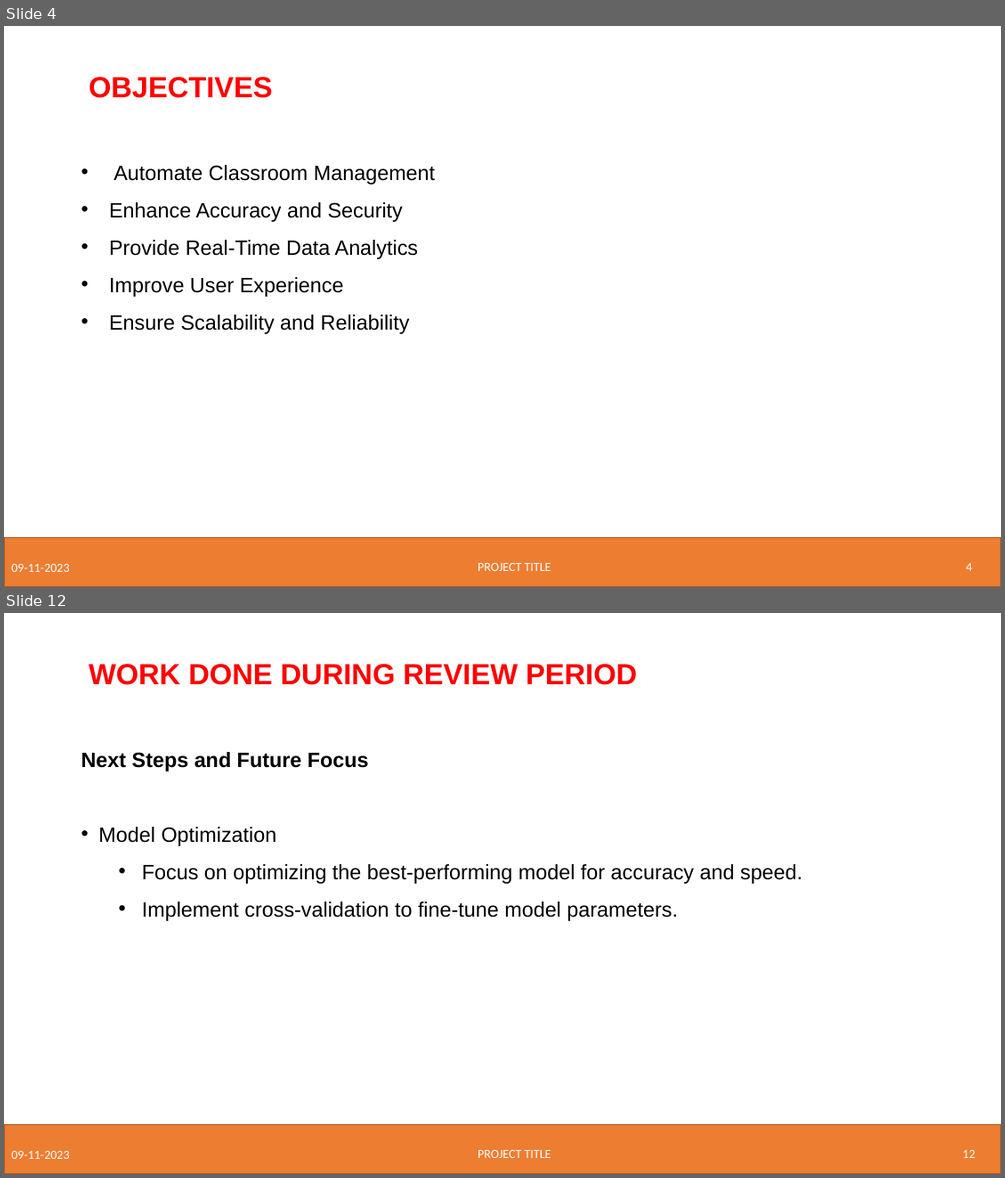
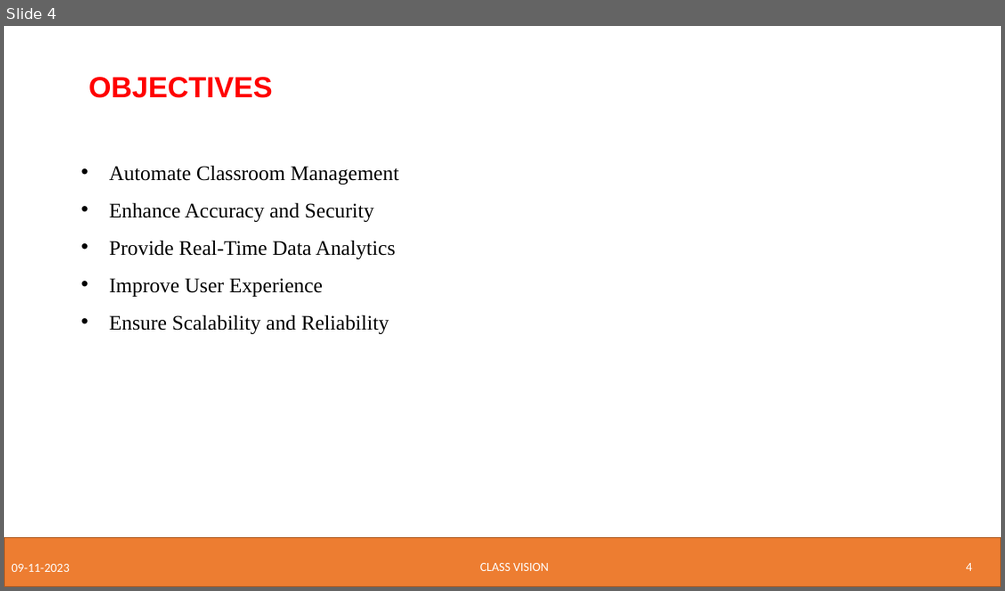
Before and after one commit to AdityaManojA/Class-Vision, a slide deck: Research Related/Phase 1 Project ppt.pptx. Shown one above the other, each under a label of ours: slides 4 and 12 before the commit, slide 4 after it; the slides between them are not shown. The pictures are 1005x1178 and 1005x591 pixels, drawn with LibreOffice and Linux fonts; fonts in the diff are those of the drawing; background and template pictures are left out. Boxes give left, top, right and bottom in pixels: in the first picture for what was removed or moved away, otherwise in the second. Text is boxed around its words. In the diff, an @@ line names an element or a change of style, - is before the commit and + after.

```diff
--- a/Research Related/Phase 1 Project ppt.pptx
+++ b/Research Related/Phase 1 Project ppt.pptx
@@ slide 12 removed at (x1=4, y1=613, x2=1001, y2=1174), background #FFFFFF; not listed: 1 template element that a slide beside it also shows @@
@@ text removed at (x1=89, y1=664, x2=637, y2=685) @@
-WORK DONE DURING REVIEW PERIOD
@@ text removed at (x1=81, y1=752, x2=802, y2=921) @@
-Next Steps and Future Focus
-• Model Optimization
-  • Focus on optimizing the best-performing model for accuracy and speed.
-  • Implement cross-validation to fine-tune model parameters.
@@ text removed at (x1=11, y1=1151, x2=69, y2=1159) @@
-09-11-2023
@@ text removed at (x1=477, y1=1150, x2=551, y2=1158) @@
-PROJECT TITLE
@@ page number removed at (x1=963, y1=1150, x2=975, y2=1158) @@
-12
@@ slide 4 changed as well @@
@@ text "Automate Classroom Management" at (x1=109, y1=165, x2=399, y2=334): font Arial to Times New Roman @@
@@ text at (x1=480, y1=563, x2=549, y2=571): text changed @@
-PROJECT TITLE
+CLASS VISION
```
Also in this commit, not shown: 16 other slides changed, 3 slides added, 1 other slide removed.
